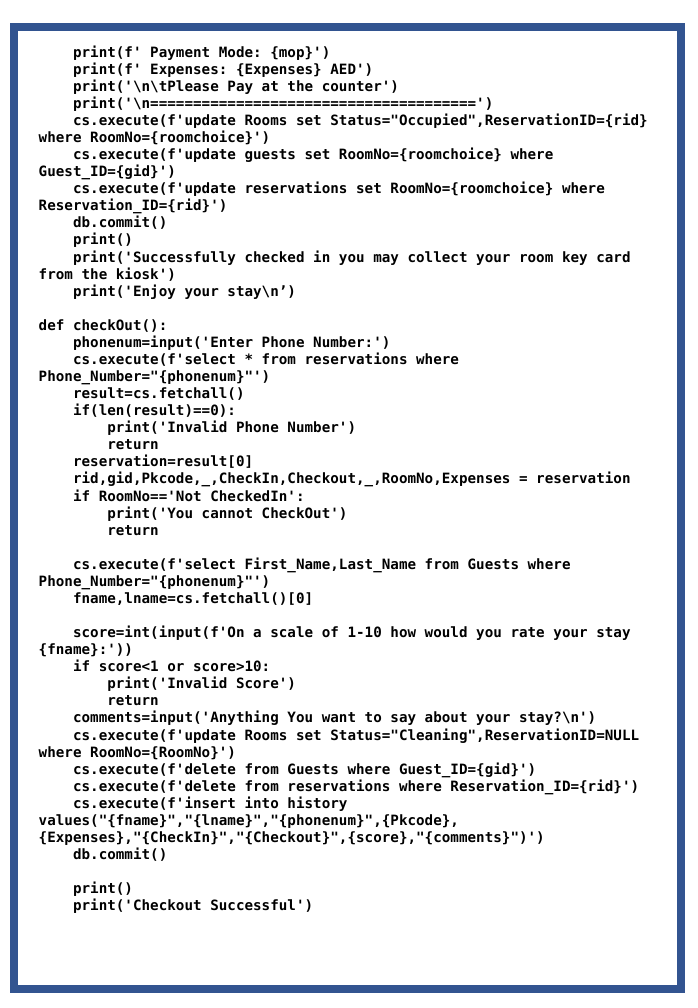
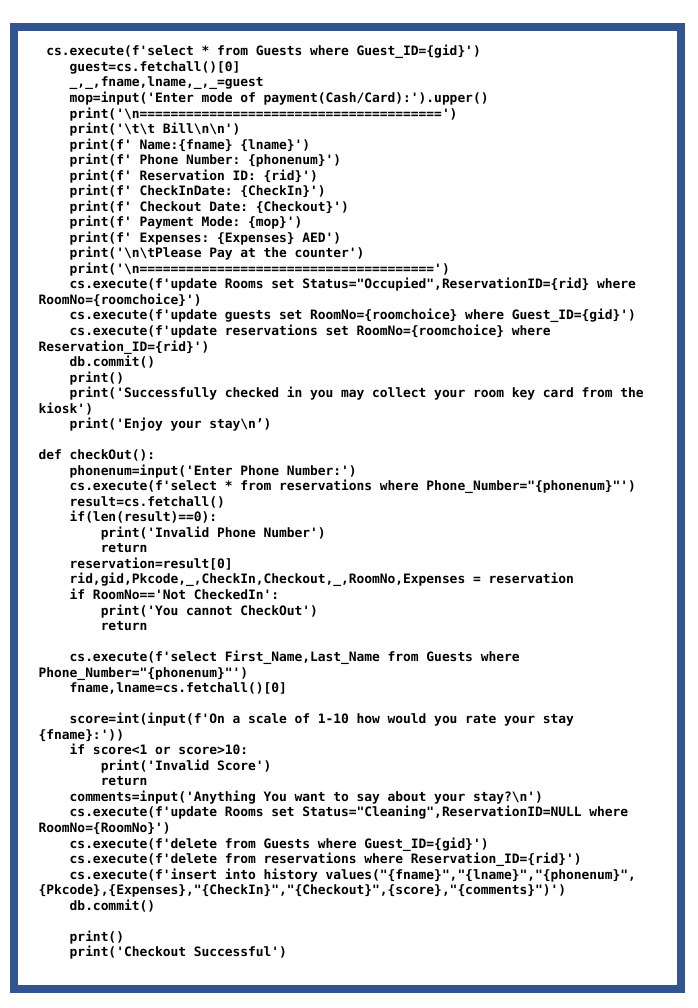
Before and after one commit to Agentgilspy/Hotel, a slide deck: slide 18 of Computer Project.pptx. Drawn at 698x1008 pixels with LibreOffice and Linux fonts; fonts in the diff are those of the drawing. Boxes give left, top, right and bottom in pixels: in the first picture for what was removed or moved away, otherwise in the second. Text is boxed around its words. In the diff, an @@ line names an element or a change of style, - is before the commit and + after.

```diff
--- a/Computer Project.pptx
+++ b/Computer Project.pptx
@@ text at [46,45,489,214]: paragraphs added @@
+cs.execute(f'select * from Guests where Guest_ID={gid}')
+guest=cs.fetchall()[0]
+_,_,fname,lname,_,_=guest
+mop=input('Enter mode of payment(Cash/Card):').upper()
+print('\n=======================================')
+print('\t\t Bill\n\n')
+print(f' Name:{fname} {lname}')
+print(f' Phone Number: {phonenum}')
+print(f' Reservation ID: {rid}')
+print(f' CheckInDate: {CheckIn}')
+print(f' Checkout Date: {Checkout}')
@@ text at [39,216,643,959]: size 11 to 10 pt in "print(f' Payment Mode: {mop}')", "print(f' Expenses: {Expenses} AED')", "print('\n\tPlease Pay at the counter')", "print('\n======================================')" and 33 more places @@
```
Also in this commit, not shown: 13 other slides changed, 3 slides added, 2 slides removed.
